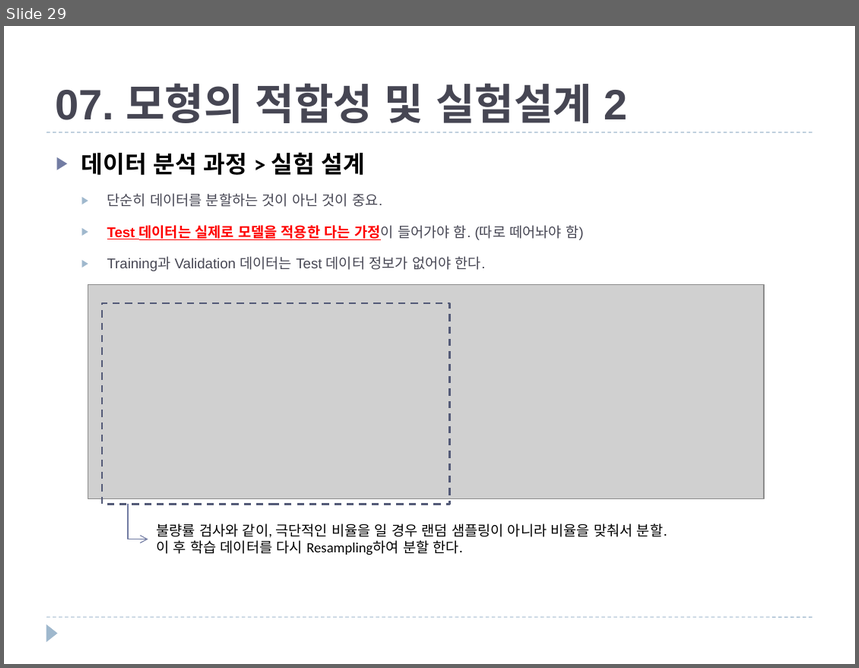
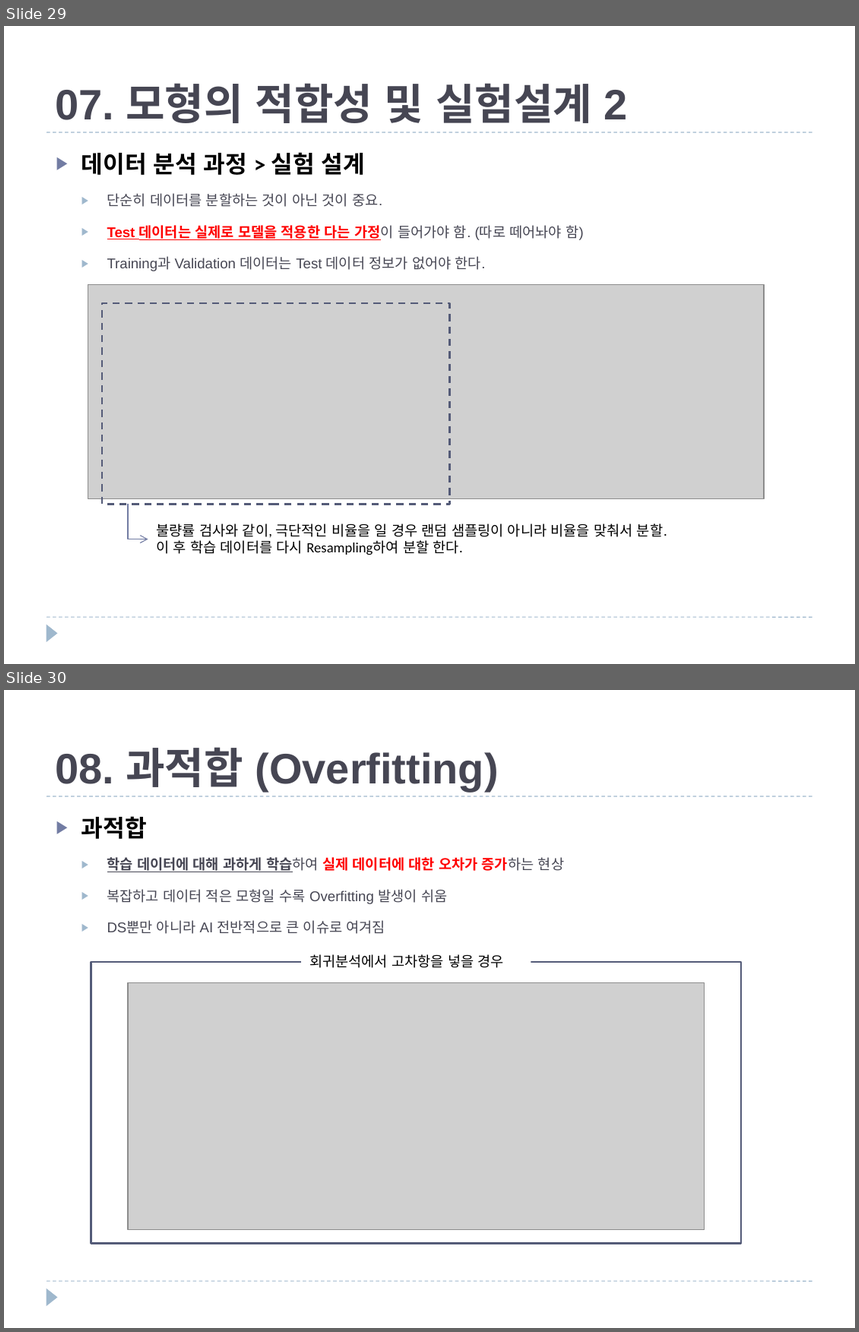
Before and after one commit to JXXA/JXXAGit, a slide deck: Machine Learning 개념과 종류.pptx. Shown one above the other, each under a label of ours: slide 29 before the commit, slides 29 and 30 after it. The pictures are 859x668 and 859x1332 pixels, drawn with LibreOffice and Linux fonts; fonts in the diff are those of the drawing; grey boxes stand for pictures. Boxes give left, top, right and bottom in pixels: in the first picture for what was removed or moved away, otherwise in the second. Text is boxed around its words. In the diff, an @@ line names an element or a change of style, - is before the commit and + after.

Commit message:
Update Machine Learning 개념과 종류.pptx
2020.10.27 과적합 내용 정리

```diff
--- a/Machine Learning 개념과 종류.pptx
+++ b/Machine Learning 개념과 종류.pptx
@@ slide 30 added at [4,690,855,1328], background #FFFFFF; not listed: 3 template elements that a slide beside it also shows @@
@@ title added at [55,747,499,791], 36 pt, text #464653, bold @@
+08. 과적합 (Overfitting)
@@ text added at [82,816,564,934], 12 pt, text #464653 @@
+▶ 과적합
+  ▶ 학습 데이터에 대해 과하게 학습하여 실제 데이터에 대한 오차가 증가하는 현상
+  ▶ 복잡하고 데이터 적은 모형일 수록 Overfitting 발생이 쉬움
+  ▶ DS뿐만 아니라 AI 전반적으로 큰 이슈로 여겨짐
@@ rectangle added at [91,962,741,1244], outline #545C79 1.5 pt @@
@@ text added at [310,954,504,968], 12 pt, text #000000 @@
+회귀분석에서 고차항을 넣을 경우
@@ picture added at [129,983,705,1230] @@
```
Also in this commit, not shown: 2 other slides added.
